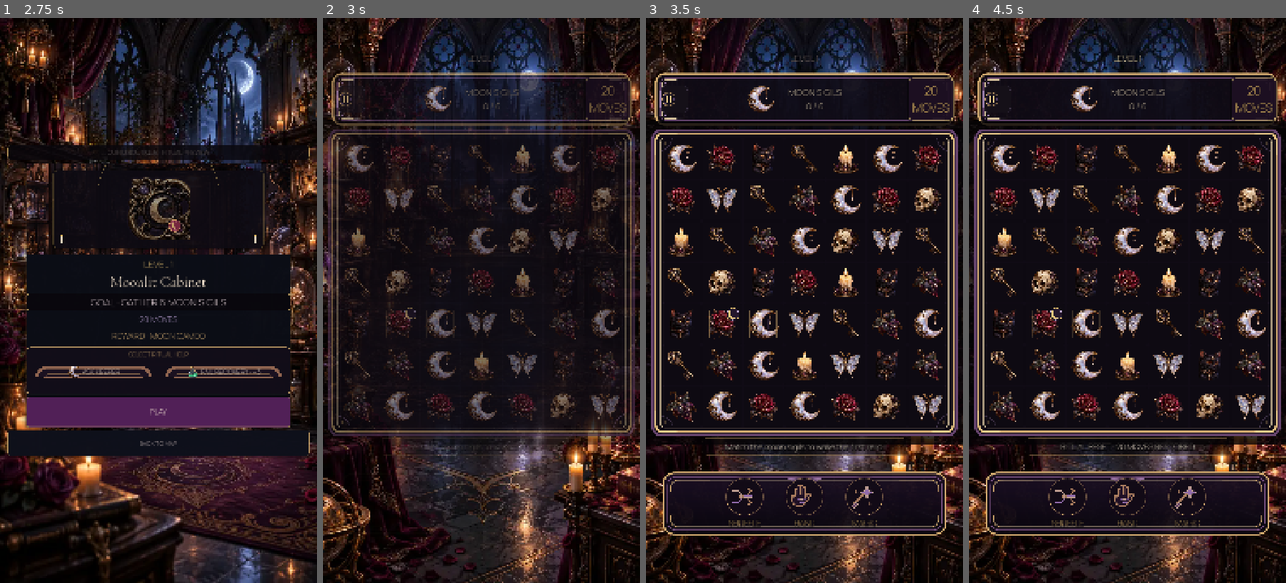
Above: before the commit, frames 1-4 (left to right).
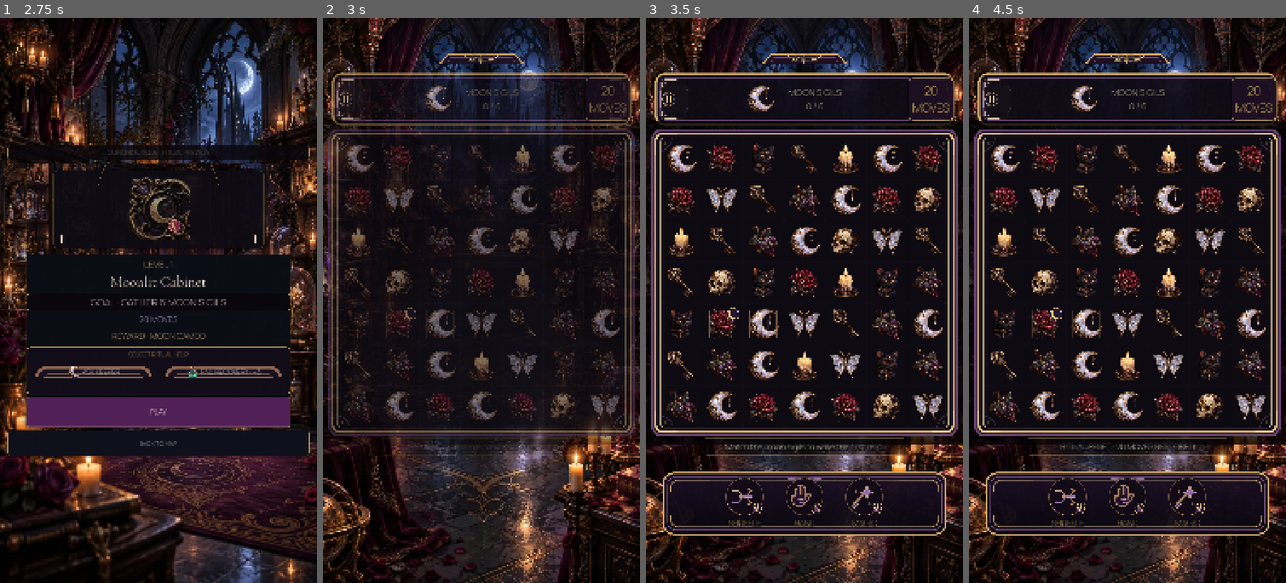
Above: after the commit, the same moments.

Repository: Jay-prodesign/akilta-match3
Game: Godot game, scene res://src/app/app_bootstrap.tscn
Same seed, same stepped clock (60 frames per second), same inputs: the game is played once before the commit and once after it.
Inputs (mouse positions are in pixels of both pictures, inside the frame that each line leads up to):
- Up to frame 1 (2.75 s): click "ENTER THE HOUSE" at 0.5 s; click "PLAY LEVEL 1" at 1.25 s; click "1" at 2 s
- Up to frame 2 (3 s): click "PLAY" at 2.75 s
- Up to frame 3 (3.5 s): no input
- Up to frame 4 (4.5 s): click (997, 97) at 3.5 s; click "RESTART LEVEL" at 4.25 s

Frame 1 is identical in both runs. In frame 2, 0.3% of the frame differs, in the area x 36-64%, y 6-9%; in frame 3, 0.4%, in the area x 34-75%, y 6-88%; in frame 4, 0.4%.

Commit message:
Wire authored gameplay plaque sealed badges and staged reward stars

Diff:
--- a/src/ui/gameplay/gameplay_screen.gd
+++ b/src/ui/gameplay/gameplay_screen.gd
@@ -59,6 +59,8 @@
 	"retry": "res://assets/pieces/skull.webp"
 }
 const GAMEPLAY_PAUSE_ICON_PATH := "res://assets/ui/gameplay/pause_gothic_v01.svg"
+const SEALED_BADGE_PATH := "res://assets/ui/gameplay/booster_sealed_badge_v01.svg"
+const REWARD_STAR_PATH := "res://assets/ui/gameplay/reward_star_gothic_v01.svg"
 const NORTH_STAR_BOOSTER_ART_PATHS := {
 	"shuffle": "res://assets/ui/gameplay/booster_shuffle_gothic_v01.svg",
 	"hand": "res://assets/ui/gameplay/booster_hand_gothic_v01.svg",
@@ -95,6 +97,7 @@
 var _result_transition_tween: Tween
 var _pause_transition_tween: Tween
 var _gameplay_intro_tween: Tween
+var _result_star_tween: Tween
 var _pause_closing := false
 const LOW_MOVE_WARNING_THRESHOLD := 3
 const LAST_MOVE_THRESHOLD := 1
@@ -112,6 +115,7 @@
 @onready var pause_retry: Button = $PauseOverlay/Card/Content/Retry
 @onready var pause_settings: Button = $PauseOverlay/Card/Content/Settings
 @onready var pause_exit: Button = $PauseOverlay/Card/Content/Exit
+@onready var pause_sigil: TextureRect = $PauseOverlay/Card/Content/PauseSigil
 @onready var hint_label: Label = $Layout/Hint
 @onready var awakening_title: Label = $Layout/Awakening/Content/Label
 @onready var awakening_view: Control = $Layout/Awakening/Content/ProgressView
@@ -133,6 +137,9 @@
 @onready var _sealed_boost_a: Button = $BoosterTray/BoosterActions/SealedSlotA/SealedBoostA
 @onready var _sealed_boost_b: Button = $BoosterTray/BoosterActions/SealedSlotB/SealedBoostB
 @onready var _sealed_boost_c: Button = $BoosterTray/BoosterActions/SealedSlotC/SealedBoostC
+@onready var _sealed_badge_a: TextureRect = $BoosterTray/BoosterActions/SealedSlotA/SealedBoostA/SealBadge
+@onready var _sealed_badge_b: TextureRect = $BoosterTray/BoosterActions/SealedSlotB/SealedBoostB/SealBadge
+@onready var _sealed_badge_c: TextureRect = $BoosterTray/BoosterActions/SealedSlotC/SealedBoostC/SealBadge
 @onready var _settings_shortcut: Button = $BoosterTray/BoosterActions/SettingsSlot/SettingsShortcut
 @onready var _resource_coin_label: Label = $ResourceBar/Resources/CoinChip/Content/CoinResource
 @onready var _resource_gem_label: Label = $ResourceBar/Resources/GemChip/Content/GemResource
@@ -143,6 +150,9 @@
 @onready var _result_gem_icon: TextureRect = $ResultOverlay/Card/Content/ResultRewardValues/GemReward/Content/Icon
 @onready var _result_proclamation: Label = $ResultOverlay/Card/Content/ResultProclamation/Copy/ResultProclamationCopy
 @onready var _result_keeper_cat: TextureRect = $ResultOverlay/Card/Content/ResultProclamation/KeeperCat
+@onready var _result_star_a: TextureRect = $ResultOverlay/Card/Content/StarRow/StarA
+@onready var _result_star_b: TextureRect = $ResultOverlay/Card/Content/StarRow/StarB
+@onready var _result_star_c: TextureRect = $ResultOverlay/Card/Content/StarRow/StarC
 
 func _process(delta: float) -> void:
 	if board_state == null or result_overlay.visible or pause_overlay.visible or _pending_terminal_result != "":
@@ -170,11 +180,13 @@
 	ProductionChrome.apply_compact_panel($ResourceBar/Resources/GemChip, "gameplay_gem_resource")
 	ProductionChrome.apply_compact_panel($ResourceBar/Resources/LevelBadgePlate, "gameplay_level_badge")
 	ProductionChrome.apply_gameplay_shell($Layout/HUDPlate, "objective")
+	ProductionChrome.apply_gameplay_level_plaque(eyebrow_label)
 	ProductionChrome.apply_gameplay_booster_tray($BoosterTray)
 	var gameplay_hud := $Layout/HUDPlate/HUD as HBoxContainer
 	if gameplay_hud != null:
 		gameplay_hud.move_child(pause_button, 1)
 	pause_button.icon = PieceAssetLoader.ornament(GAMEPLAY_PAUSE_ICON_PATH)
+	pause_sigil.texture = PieceAssetLoader.ornament(String(OBJECTIVE_ART_PATHS["moon"]))
 	pause_button.set_meta("production_chrome_kind", "gameplay_pause_icon")
 	pause_button.set_meta("production_chrome_asset", GAMEPLAY_PAUSE_ICON_PATH)
 	ProductionChrome.apply_action_button(pause_resume, "primary", "pause_resume")
@@ -198,6 +210,14 @@
 	_sealed_boost_a.icon = PieceAssetLoader.ornament(String(NORTH_STAR_BOOSTER_ART_PATHS["shuffle"]))
 	_sealed_boost_b.icon = PieceAssetLoader.ornament(String(NORTH_STAR_BOOSTER_ART_PATHS["hand"]))
 	_sealed_boost_c.icon = PieceAssetLoader.ornament(String(NORTH_STAR_BOOSTER_ART_PATHS["magic"]))
+	var sealed_badge_texture := PieceAssetLoader.ornament(SEALED_BADGE_PATH)
+	_sealed_badge_a.texture = sealed_badge_texture
+	_sealed_badge_b.texture = sealed_badge_texture
+	_sealed_badge_c.texture = sealed_badge_texture
+	var reward_star_texture := PieceAssetLoader.ornament(REWARD_STAR_PATH)
+	_result_star_a.texture = reward_star_texture
+	_result_star_b.texture = reward_star_texture
+	_result_star_c.texture = reward_star_texture
 	_settings_shortcut.icon = PieceAssetLoader.ornament("res://assets/ui/ui_settings.svg")
 	_hint_boost_button.pressed.connect(_use_hint_boost)
 	_settings_shortcut.pressed.connect(func(): settings_requested.emit())
@@ -298,6 +318,11 @@
 	card.modulate = Color(1, 1, 1, 0)
 	if dim != null:
 		dim.modulate = Color(1, 1, 1, 0)
+	for star in [_result_star_a, _result_star_b, _result_star_c]:
+		if star != null:
+			star.pivot_offset = star.size * 0.5
+			star.scale = Vector2(0.42, 0.42)
+			star.modulate = Color(1.25, 1.12, 0.78, 0)
 	var content := card.get_node_or_null("Content") as Control
 	var reveal_items: Array[CanvasItem] = []
 	if content != null:
@@ -1084,6 +1109,12 @@
 	_result_transition_tween.tween_property(card, "modulate", Color.WHITE, 0.22)
 	for index in range(reveal_items.size()):
 		_result_transition_tween.tween_property(reveal_items[index], "modulate", Color.WHITE, 0.17).set_delay(0.07 + float(index) * 0.032)
+	for index in range(3):
+		var star: TextureRect = [_result_star_a, _result_star_b, _result_star_c][index]
+		if star == null:
+			continue
+		_result_transition_tween.tween_property(star, "modulate", Color.WHITE, 0.20).set_delay(0.16 + float(index) * 0.10)
+		_result_transition_tween.tween_property(star, "scale", Vector2.ONE, 0.34).set_delay(0.16 + float(index) * 0.10).set_trans(Tween.TRANS_BACK).set_ease(Tween.EASE_OUT)
 	_result_transition_tween.finished.connect(func(): _result_transition_active = false)
 
 func _reset_terminal_transition() -> void:
